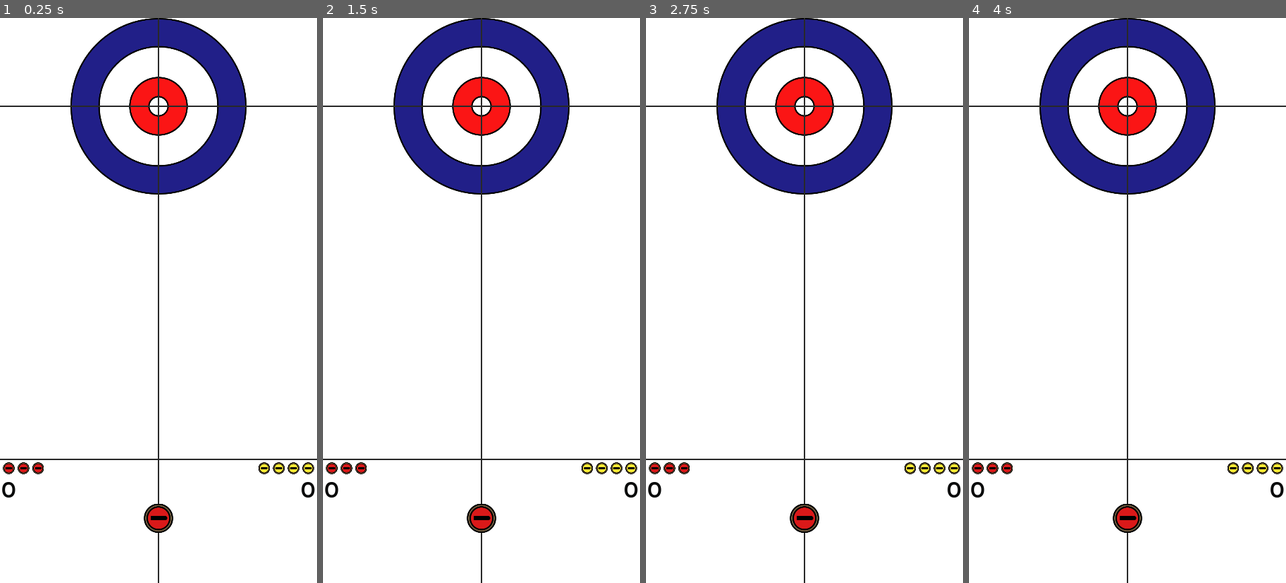
Above: before the commit, frames 1-4 (left to right).
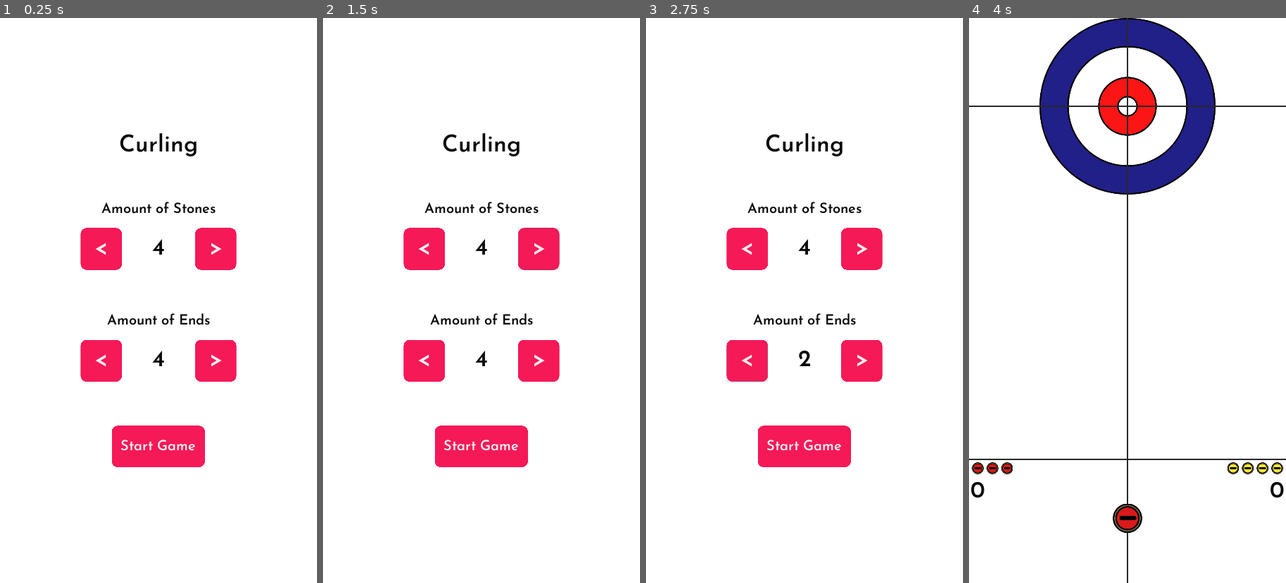
Above: after the commit, the same moments.

Repository: Heisaa/Curling
Game: Godot game, scene res://UI/MainMenu/MainMenu.tscn
Same seed, same stepped clock (60 frames per second), same inputs: the game is played once before the commit and once after it. Before the commit the project starts from res://Game.tscn.
Inputs (mouse positions are in pixels of both pictures, inside the frame that each line leads up to):
- Up to frame 1 (0.25 s): no input
- Up to frame 2 (1.5 s): click (424, 249) at 0.5 s, where only the run after the commit has a clickable "<"; click (538, 249) at 1.25 s, where only the run after the commit has a clickable ">"
- Up to frame 3 (2.75 s): click (747, 362) at 2 s, where only the run after the commit has a clickable "<"
- Up to frame 4 (4 s): click (1184, 362) at 2.75 s, where only the run after the commit has a clickable ">"; click (1127, 447) at 3.5 s, where only the run after the commit has a clickable "Start Game"

The runs differ from the first frame. In frame 1, 17% of the frame differs, in the area x 0-100%, y 0-100%; in frame 2, 17%; in frame 3, 17%; in frame 4, nothing differs.

Commit message:
first alpha

Diff:
--- a/Game.gd
+++ b/Game.gd
@@ -13,13 +13,13 @@
 var yellow_score = 0
 
 # Other vars
-const max_stones = 4
+var max_stones = Global.stones
 var last_played = "yellow"
 var end_over = false
 var game_over = false
 var waiting_for_restart = false
 var end = 1
-var ends_to_play = 1
+var ends_to_play = Global.ends
 
 # Signals
 signal red_score_changed
--- /dev/null
+++ b/UI/MainMenu/MainMenu.gd
@@ -0,0 +1,47 @@
+extends Node2D
+
+var number_of_stones = 4
+var number_of_ends = 4
+
+const MAX_STONES = 10
+const MIN_STONES = 1
+
+const MAX_ENDS = 10
+const MIN_ENDS = 2
+
+
+# Called when the node enters the scene tree for the first time.
+func _ready():
+	$Panel/VBoxContainer/Vbox/HBoxContainer/StonesNr.set_text(str(number_of_stones))
+	$Panel/VBoxContainer/VBoxContainer/HBoxContainer2/EndsNr.set_text(str(number_of_ends))
+
+
+
+func _on_MinusStones_pressed():
+	if number_of_stones > MIN_STONES:
+		number_of_stones -= 1
+		$Panel/VBoxContainer/Vbox/HBoxContainer/StonesNr.set_text(str(number_of_stones))
+
+
+func _on_PlusStones_pressed():
+	if number_of_stones < MAX_STONES:
+		number_of_stones += 1
+		$Panel/VBoxContainer/Vbox/HBoxContainer/StonesNr.set_text(str(number_of_stones))
+
+
+func _on_MinusEnds_pressed():
+	if number_of_ends > MIN_ENDS:
+		number_of_ends -= 2
+		$Panel/VBoxContainer/VBoxContainer/HBoxContainer2/EndsNr.set_text(str(number_of_ends))
+
+
+func _on_PlusEnds_pressed():
+	if number_of_ends < MAX_ENDS:
+		number_of_ends += 2
+		$Panel/VBoxContainer/VBoxContainer/HBoxContainer2/EndsNr.set_text(str(number_of_ends))
+
+
+func _on_StartButton_pressed():
+	Global.stones = number_of_stones
+	Global.ends = number_of_ends
+	get_tree().change_scene("res://Game.tscn")
--- a/UI/MainMenu/MainMenu.tscn
+++ b/UI/MainMenu/MainMenu.tscn
@@ -1,9 +1,11 @@
-[gd_scene load_steps=3 format=2]
+[gd_scene load_steps=4 format=2]
 
 [ext_resource path="res://UI/theme.tres" type="Theme" id=1]
 [ext_resource path="res://Fonts/joseBig.tres" type="DynamicFont" id=2]
+[ext_resource path="res://UI/MainMenu/MainMenu.gd" type="Script" id=3]
 
 [node name="MainMenu" type="Node2D"]
+script = ExtResource( 3 )
 
 [node name="Panel" type="Panel" parent="."]
 margin_right = 1080.0
@@ -22,64 +24,114 @@
 "_edit_use_anchors_": false
 }
 
-[node name="HBoxContainer" type="HBoxContainer" parent="Panel/VBoxContainer"]
-margin_top = 744.0
+[node name="TitleLabel" type="Label" parent="Panel/VBoxContainer"]
+margin_top = 392.0
 margin_right = 1080.0
-margin_bottom = 884.0
+margin_bottom = 472.0
+custom_fonts/font = ExtResource( 2 )
+text = "Curling"
+align = 1
+
+[node name="Vbox" type="VBoxContainer" parent="Panel/VBoxContainer"]
+margin_top = 623.0
+margin_right = 1080.0
+margin_bottom = 854.0
+custom_constants/separation = 40
+
+[node name="StonesLabel" type="Label" parent="Panel/VBoxContainer/Vbox"]
+margin_right = 1080.0
+margin_bottom = 51.0
+text = "Amount of Stones"
+align = 1
+
+[node name="HBoxContainer" type="HBoxContainer" parent="Panel/VBoxContainer/Vbox"]
+margin_top = 91.0
+margin_right = 1080.0
+margin_bottom = 231.0
 custom_constants/separation = 80
 alignment = 1
 
-[node name="Button" type="Button" parent="Panel/VBoxContainer/HBoxContainer"]
-margin_left = 299.0
-margin_right = 439.0
+[node name="MinusStones" type="Button" parent="Panel/VBoxContainer/Vbox/HBoxContainer"]
+margin_left = 275.0
+margin_right = 415.0
 margin_bottom = 140.0
 rect_min_size = Vector2( 140, 0 )
 custom_fonts/font = ExtResource( 2 )
 text = "<"
 
-[node name="Label" type="Label" parent="Panel/VBoxContainer/HBoxContainer"]
-margin_left = 519.0
+[node name="StonesNr" type="Label" parent="Panel/VBoxContainer/Vbox/HBoxContainer"]
+margin_left = 495.0
 margin_top = 30.0
-margin_right = 561.0
+margin_right = 585.0
 margin_bottom = 110.0
+rect_min_size = Vector2( 90, 0 )
 custom_fonts/font = ExtResource( 2 )
-text = "3"
+text = "-"
+align = 1
 
-[node name="Button2" type="Button" parent="Panel/VBoxContainer/HBoxContainer"]
-margin_left = 641.0
-margin_right = 781.0
+[node name="PlusStones" type="Button" parent="Panel/VBoxContainer/Vbox/HBoxContainer"]
+margin_left = 665.0
+margin_right = 805.0
 margin_bottom = 140.0
 rect_min_size = Vector2( 140, 0 )
 custom_fonts/font = ExtResource( 2 )
 text = ">"
 
-[node name="HBoxContainer2" type="HBoxContainer" parent="Panel/VBoxContainer"]
-margin_top = 1035.0
+[node name="VBoxContainer" type="VBoxContainer" parent="Panel/VBoxContainer"]
+margin_top = 1005.0
 margin_right = 1080.0
-margin_bottom = 1175.0
+margin_bottom = 1236.0
+custom_constants/separation = 40
+
+[node name="EndsLabel" type="Label" parent="Panel/VBoxContainer/VBoxContainer"]
+margin_right = 1080.0
+margin_bottom = 51.0
+text = "Amount of Ends"
+align = 1
+
+[node name="HBoxContainer2" type="HBoxContainer" parent="Panel/VBoxContainer/VBoxContainer"]
+margin_top = 91.0
+margin_right = 1080.0
+margin_bottom = 231.0
 custom_constants/separation = 80
 alignment = 1
 
-[node name="Button3" type="Button" parent="Panel/VBoxContainer/HBoxContainer2"]
-margin_left = 299.0
-margin_right = 439.0
+[node name="MinusEnds" type="Button" parent="Panel/VBoxContainer/VBoxContainer/HBoxContainer2"]
+margin_left = 275.0
+margin_right = 415.0
 margin_bottom = 140.0
 rect_min_size = Vector2( 140, 0 )
 custom_fonts/font = ExtResource( 2 )
 text = "<"
 
-[node name="Label2" type="Label" parent="Panel/VBoxContainer/HBoxContainer2"]
-margin_left = 519.0
+[node name="EndsNr" type="Label" parent="Panel/VBoxContainer/VBoxContainer/HBoxContainer2"]
+margin_left = 495.0
 margin_top = 30.0
-margin_right = 561.0
+margin_right = 585.0
 margin_bottom = 110.0
+rect_min_size = Vector2( 90, 0 )
 custom_fonts/font = ExtResource( 2 )
-text = "3"
+text = "-"
+align = 1
 
-[node name="Button4" type="Button" parent="Panel/VBoxContainer/HBoxContainer2"]
-margin_left = 641.0
-margin_right = 781.0
+[node name="PlusEnds" type="Button" parent="Panel/VBoxContainer/VBoxContainer/HBoxContainer2"]
+margin_left = 665.0
+margin_right = 805.0
 margin_bottom = 140.0
 rect_min_size = Vector2( 140, 0 )
 custom_fonts/font = ExtResource( 2 )
 text = ">"
+
+[node name="StartButton" type="Button" parent="Panel/VBoxContainer"]
+margin_left = 375.0
+margin_top = 1387.0
+margin_right = 705.0
+margin_bottom = 1527.0
+rect_min_size = Vector2( 0, 140 )
+size_flags_horizontal = 4
+text = "Start Game"
+[connection signal="pressed" from="Panel/VBoxContainer/Vbox/HBoxContainer/MinusStones" to="." method="_on_MinusStones_pressed"]
+[connection signal="pressed" from="Panel/VBoxContainer/Vbox/HBoxContainer/PlusStones" to="." method="_on_PlusStones_pressed"]
+[connection signal="pressed" from="Panel/VBoxContainer/VBoxContainer/HBoxContainer2/MinusEnds" to="." method="_on_MinusEnds_pressed"]
+[connection signal="pressed" from="Panel/VBoxContainer/VBoxContainer/HBoxContainer2/PlusEnds" to="." method="_on_PlusEnds_pressed"]
+[connection signal="pressed" from="Panel/VBoxContainer/StartButton" to="." method="_on_StartButton_pressed"]
--- a/UI/Restart.gd
+++ b/UI/Restart.gd
@@ -22,4 +22,4 @@
 
 
 func _on_ButtonMainMenu_pressed():
-	pass # Replace with function body.
+	get_tree().change_scene("res://UI/MainMenu/MainMenu.tscn")
--- /dev/null
+++ b/global.gd
@@ -0,0 +1,13 @@
+extends Node
+
+var stones = 4
+var ends = 4
+
+# Called when the node enters the scene tree for the first time.
+func _ready():
+	pass # Replace with function body.
+
+
+# Called every frame. 'delta' is the elapsed time since the previous frame.
+#func _process(delta):
+#	pass
--- a/project.godot
+++ b/project.godot
@@ -16,8 +16,12 @@
 [application]
 
 config/name="Curling"
-run/main_scene="res://Game.tscn"
+run/main_scene="res://UI/MainMenu/MainMenu.tscn"
 config/icon="res://icon.png"
+
+[autoload]
+
+Global="*res://global.gd"
 
 [display]
 
